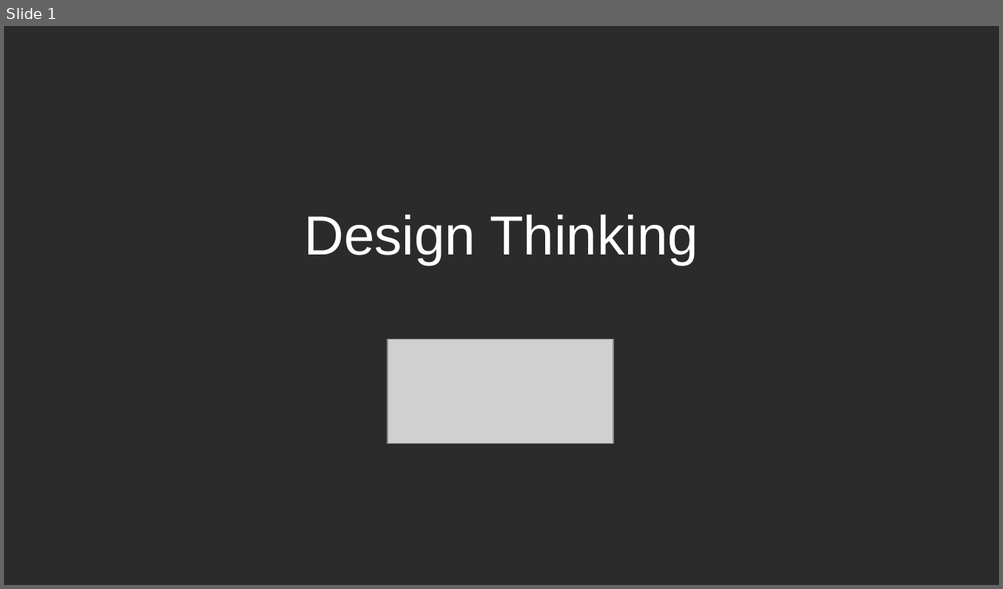
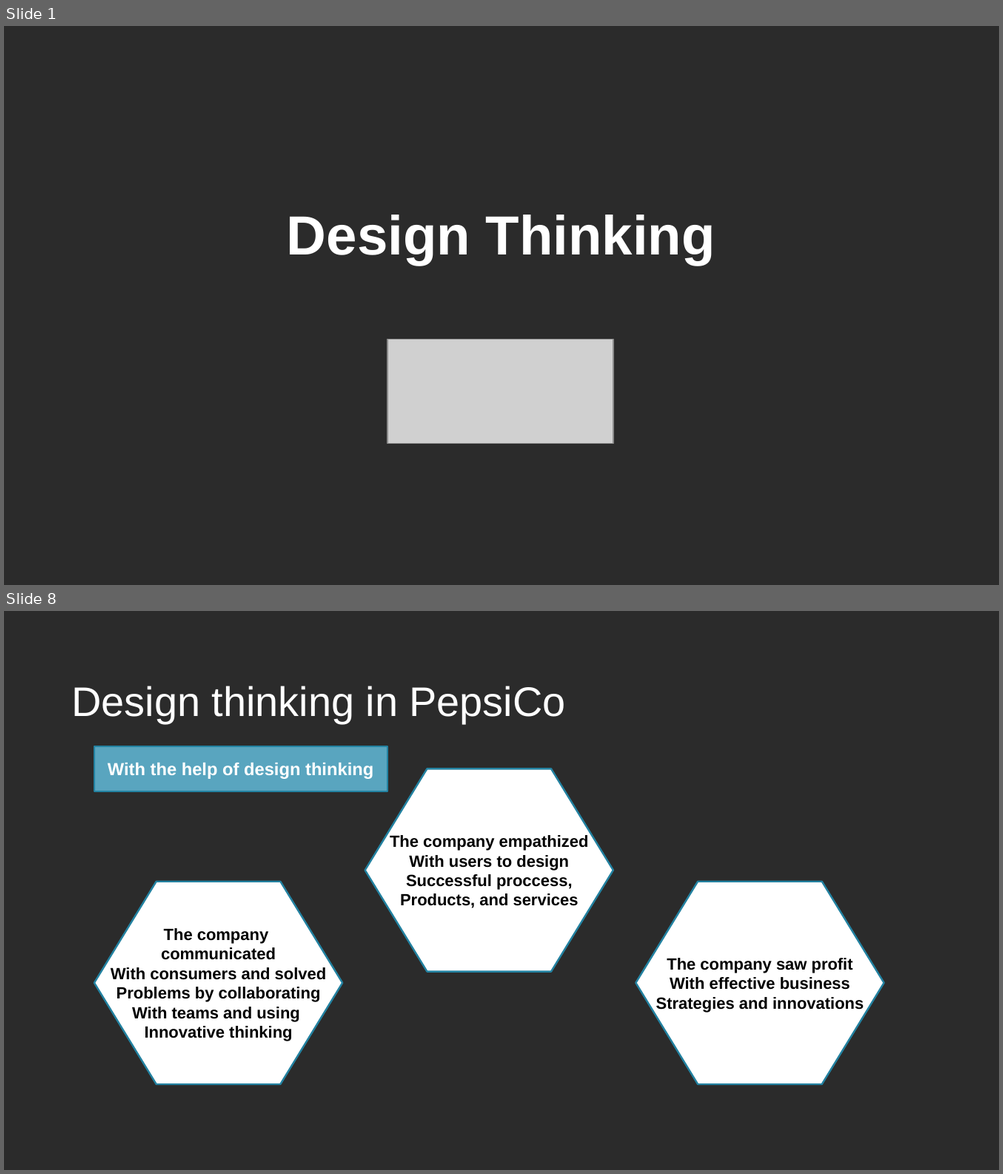
Before and after one commit to jejaksaid/course-flc, a slide deck: design thinking/slide.odp. Shown one above the other, each under a label of ours: slide 1 before the commit, slides 1 and 8 after it; the slides between them are not shown. The pictures are 1003x589 and 1003x1174 pixels, drawn with LibreOffice and Linux fonts; fonts in the diff are those of the drawing; grey boxes stand for pictures; background and template pictures are left out; a plain dark background stands for a picture behind light text. Boxes give left, top, right and bottom in pixels: in the first picture for what was removed or moved away, otherwise in the second. Text is boxed around its words. In the diff, an @@ line names an element or a change of style, - is before the commit and + after.

Commit message:
edited design thinking

```diff
--- a/design thinking/slide.odp
+++ b/design thinking/slide.odp
@@ slide 8 added at <box>4,611,999,1170</box>, background picture (left out) @@
@@ title added at <box>71,686,566,723</box>, 33 pt, text #FFFFFF @@
+Design thinking in PepsiCo
@@ rectangle added at <box>94,746,387,792</box>, fill #59A5BF, outline #2382A1 1.42 pt, 14 pt, text #FFFFFF, bold @@
+With the help of design thinking
@@ hexagon added at <box>365,769,613,972</box>, fill #FFFFFF, outline #2382A1 1.42 pt, 13 pt, text #000000, bold @@
+The company empathized
+With users to design
+Successful proccess,
+Products, and services
@@ hexagon added at <box>94,882,342,1085</box>, fill #FFFFFF, outline #2382A1 1.42 pt, 13 pt, text #000000, bold @@
+The company
+communicated
+With consumers and solved
+Problems by collaborating
+With teams and using
+Innovative thinking
@@ hexagon added at <box>636,882,884,1085</box>, fill #FFFFFF, outline #2382A1 1.42 pt, 13 pt, text #000000, bold @@
+The company saw profit
+With effective business
+Strategies and innovations
@@ slide 1 changed as well @@
@@ title "Design Thinking" at <box>287,215,715,265</box>: bold on @@
```
Also in this commit, not shown: 7 other slides added, 5 slides removed, 2 other files.
